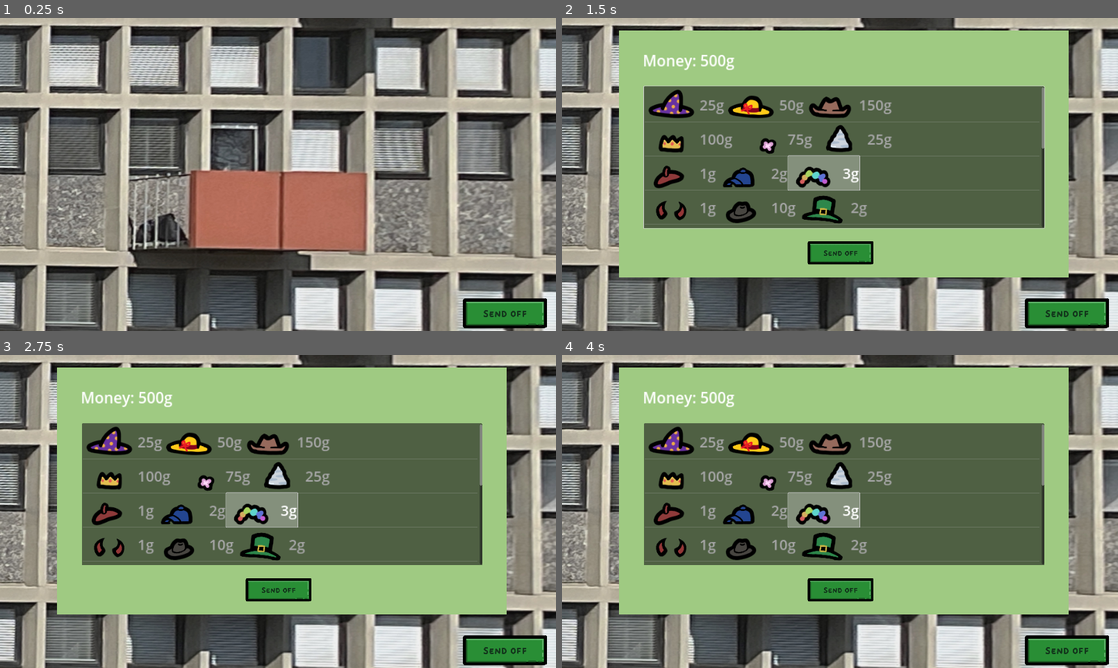
Above: before the commit, frames 1-4 (two rows, left to right).
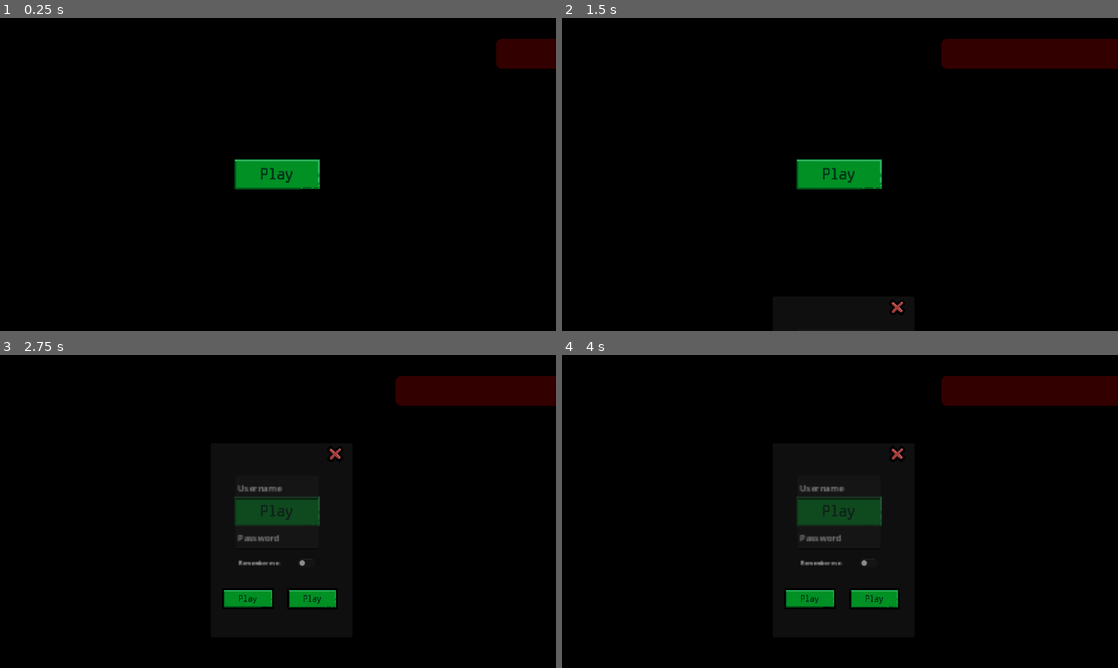
Above: after the commit, the same moments.

Repository: CharredCoall/DIS-WebApp
Game: Godot game, scene res://hotel.tscn
Same seed, same stepped clock (60 frames per second), same inputs: the game is played once before the commit and once after it. This scene is started directly instead of the project's main scene. Video files are missing from this copy of the repository; at most half a second of black plays in their place.
Inputs (mouse positions are in pixels of both pictures, inside the frame that each line leads up to):
- Up to frame 1 (0.25 s): no input
- Up to frame 2 (1.5 s): click (1067, 312) at 0.5 s, where only the run before the commit has a clickable "Money: 500g"; click (840, 174) at 1.27 s
- Up to frame 3 (2.75 s): click (250, 599) at 2.02 s
- Up to frame 4 (4 s): click (812, 599) at 2.77 s; click (840, 589) at 3.52 s

The runs differ from the first frame. In frame 1, 97% of the frame differs, in the area x 0-100%, y 0-100%; in frame 2, 97%; in frame 3, 97%; in frame 4, 97%.
Error before the commit: Parse Error: Expected statement, found "Indent" instead. (res://PigeonSpawner.gd:315)

Commit message:
Clicker Game integration
Blip blop

Diff:
--- a/Godot/GameManager.gd
+++ b/Godot/GameManager.gd
@@ -78,7 +78,7 @@
 		GameVariables.data = json
 		var pigeonholes := {}
 		for pigeonhole in json['pigeonholes']:
-			pigeonholes[int(pigeonhole[0])] = _dbpos_to_gamepos(pigeonhole[2])
+			pigeonholes[int(pigeonhole[0])] = _dbpos_to_gamepos(pigeonhole[1])
 		GameVariables.pigeonholes = pigeonholes
 		for pigeon in json['pigeons']:
 			if pigeon[5] != null:
--- a/Godot/PigeonSpawner.gd
+++ b/Godot/PigeonSpawner.gd
@@ -255,6 +255,33 @@
 					item_list.add_item(str(GameVariables.items[item]), load(GameVariables.store_items[int(item)][0]))
 
 
+
+
+
+
+		accessory_node.texture = load(GameVariables.items[index - 1])
+		if GameVariables.pigeon_clothes.has(clicked_pig.get_name()) and GameVariables.pigeon_clothes[clicked_pig.get_name()] != "res://Art/Items/placeholder_texture_2d.tres":
+			previous_clothing = GameVariables.pigeon_clothes[clicked_pig.get_name()]
+
+		GameVariables.pigeon_clothes[str(clicked_pig.get_name())] = GameVariables.items[index - 1]
+		if GameVariables.pigeon_clothes.has(clicked_pig.get_name()) and GameVariables.pigeon_clothes[clicked_pig.get_name()] != "res://Art/Items/placeholder_texture_2d.tres":
+			GameVariables.items.remove_at(index - 1)
+			item_list.remove_item(index)
+			if previous_clothing != null:
+				GameVariables.items.append(previous_clothing)
+				item_list.add_icon_item(load(previous_clothing))
+
+	print(GameVariables.pigeon_clothes)
+
+#åbner minigames to choose from (kan man undgå en hel funktion til denne ene ting?)
+func _on_minigames_button_pressed():
+	shooter_button.visible = !shooter_button.visible
+
+#To pigeon shooter!!
+func _on_shooter_button_pressed():
+	get_tree().change_scene_to_file("res://pigeon_shooter.tscn")
+
+
 #Send HTTP Request to server
 func _start_request(route, method, data):
 	if http_ready :
@@ -307,29 +334,3 @@
 func _gamepos_to_dbid(pos):
 	var translate_list = [Vector2(600,260),Vector2(1432,810),Vector2(1430,270)]
 	return GameVariables.pigeonholes.keys()[translate_list.find(pos)]
-
-
-
-
-
-		accessory_node.texture = load(GameVariables.items[index - 1])
-		if GameVariables.pigeon_clothes.has(clicked_pig.get_name()) and GameVariables.pigeon_clothes[clicked_pig.get_name()] != "res://Art/Items/placeholder_texture_2d.tres":
-			previous_clothing = GameVariables.pigeon_clothes[clicked_pig.get_name()]
-
-		GameVariables.pigeon_clothes[str(clicked_pig.get_name())] = GameVariables.items[index - 1]
-		if GameVariables.pigeon_clothes.has(clicked_pig.get_name()) and GameVariables.pigeon_clothes[clicked_pig.get_name()] != "res://Art/Items/placeholder_texture_2d.tres":
-			GameVariables.items.remove_at(index - 1)
-			item_list.remove_item(index)
-			if previous_clothing != null:
-				GameVariables.items.append(previous_clothing)
-				item_list.add_icon_item(load(previous_clothing))
-
-	print(GameVariables.pigeon_clothes)
-
-#åbner minigames to choose from (kan man undgå en hel funktion til denne ene ting?)
-func _on_minigames_button_pressed():
-	shooter_button.visible = !shooter_button.visible
-
-#To pigeon shooter!!
-func _on_shooter_button_pressed():
-	get_tree().change_scene_to_file("res://pigeon_shooter.tscn")
Not shown, changed: Server/Database Setup/DummyData.py
